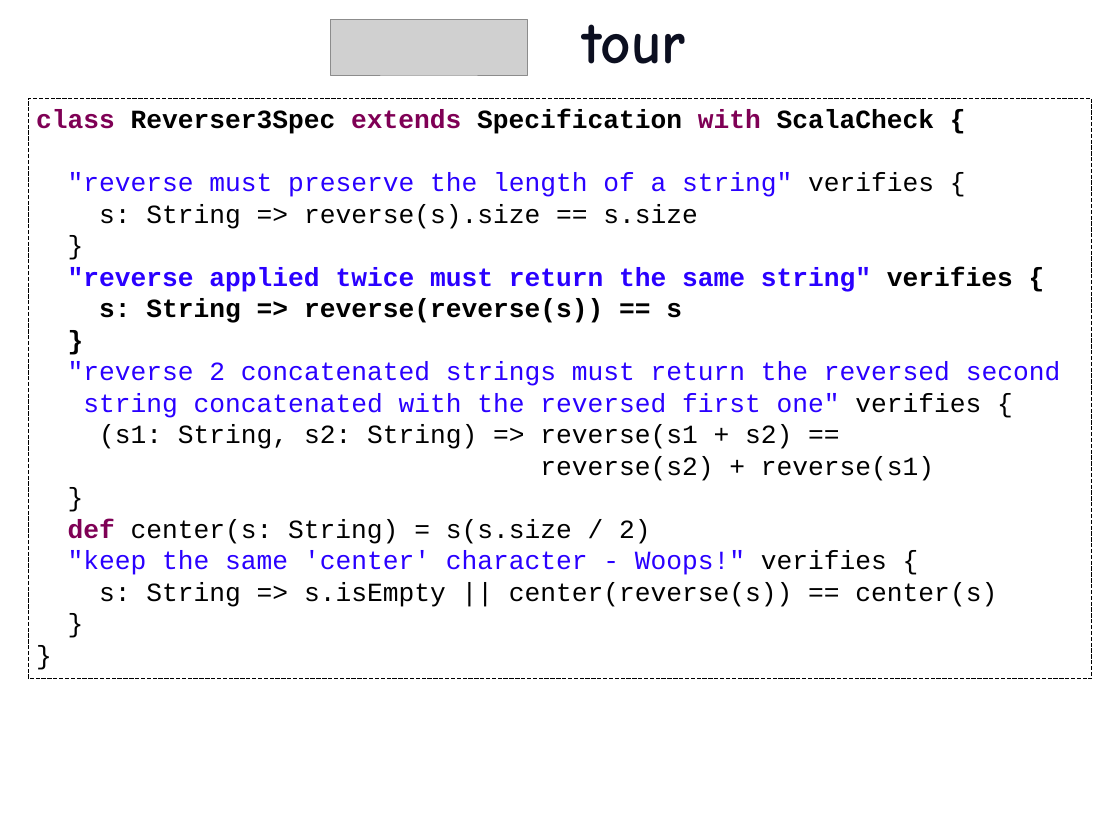
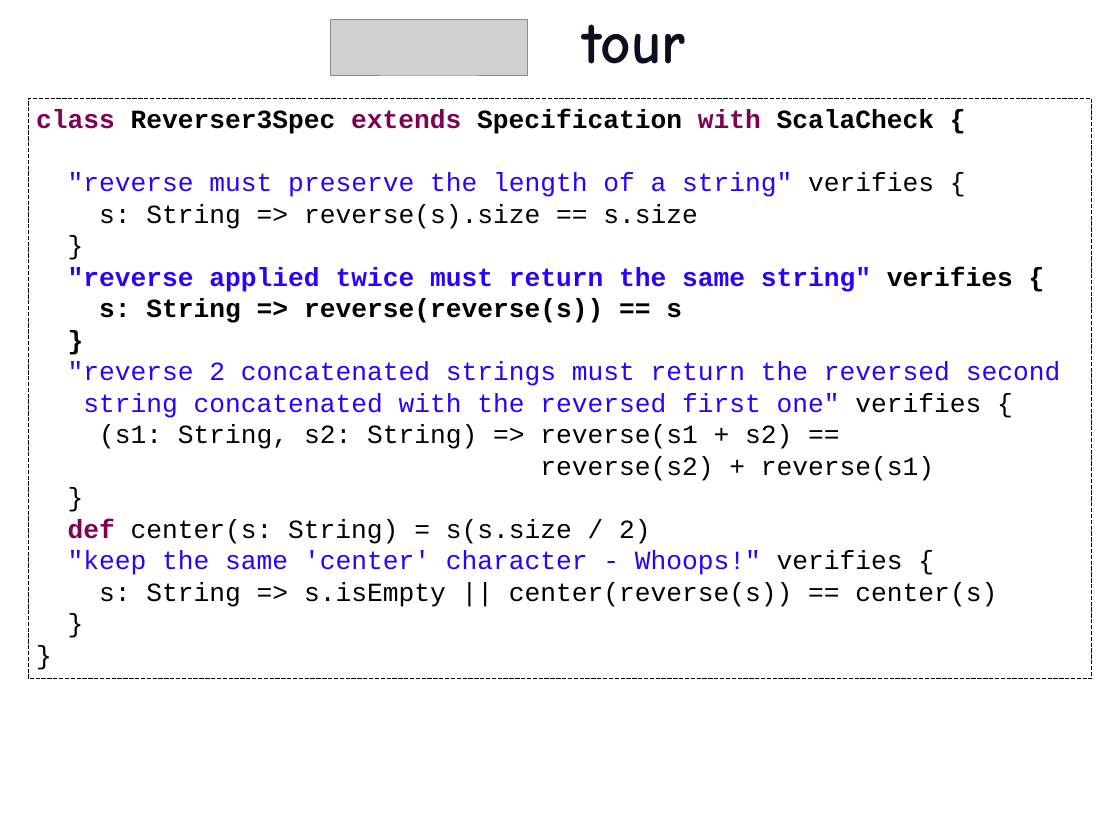
Before and after one commit to etorreborre/oscon-2010, a slide deck: slide 18 of src/main/resources/oscon_2010_specs.pptx (slide 16 before the commit). Drawn at 1120x840 pixels with LibreOffice and Linux fonts; fonts in the diff are those of the drawing; grey boxes stand for pictures; background and template pictures are left out. Boxes give left, top, right and bottom in pixels: in the first picture for what was removed or moved away, otherwise in the second. Text is boxed around its words. In the diff, an @@ line names an element or a change of style, - is before the commit and + after.

```diff
--- a/src/main/resources/oscon_2010_specs.pptx
+++ b/src/main/resources/oscon_2010_specs.pptx
@@ text in rectangle at bbox=[68, 551, 903, 575]: text changed @@
-"keep the same 'center' character - Woops!" verifies {
+"keep the same 'center' character - Whoops!" verifies {
```
Also in this commit, not shown: 20 other slides changed, 11 slides added.
